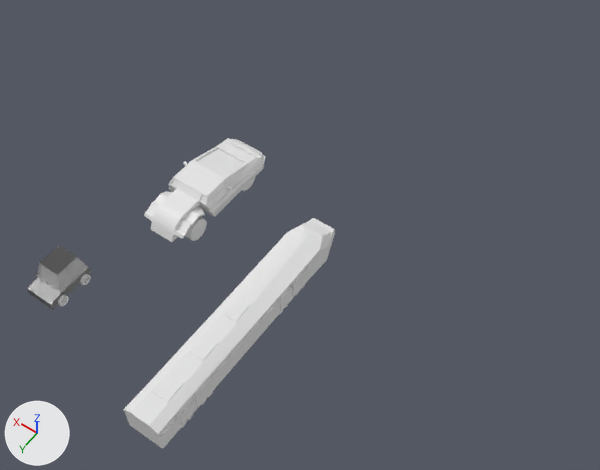
The Blender file VEHICLES01.blend: old version first, new version second.
The view is the same before and after, from a camera (50 mm lens) standing at (-28.8, 21.0, 35.2) and looking at (-12.5, -1.9, -0.8). The axes (+X, +Y, +Z) are drawn at lower left. The lights are the same throughout.

Names of what the first picture shows: 'car01', 'car02', 'train01'.
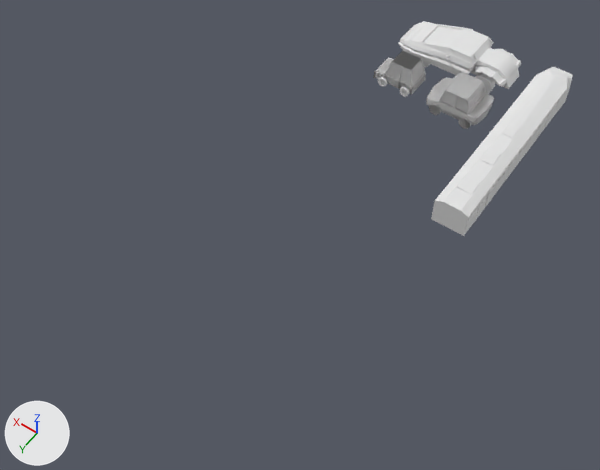
The change, as a list of edits to the scene's bpy script:
```text
Add me_cube_004:
    me_cube_004.from_pydata(...)  # 3611 vertices, 2934 faces, 46 loose edges; spans x -1.29..1.29, y -1.78..1.86, z -0.59..1.42
    me_cube_004.materials.append(mat_material_001)  # its picture is missing
Change ob_train01:
    ob_train01.location: (-13.98, 5.12, 0.0) -> (-19.05, -13.25, 0.0)
Change ob_car01:
    ob_car01.location: (-7.25, 0.0, 0.24) -> (-13.56, -18.2, 0.24)
    ob_car01.rotation_euler: (0.0, 0.0, 0.0) -> (0.0, 0.0, 1.571)  # degrees (0, 0, 0) -> degrees (0, 0, 90)
Change ob_car02:
    ob_car02.location: (-4.63, 8.5, 0.0) -> (-10.59, -14.9, 0.3)
    ob_car02.rotation_euler: (0.0, 0.0, 0.0) -> (0.0, 0.0, -1.571)  # degrees (0, 0, 0) -> degrees (0, 0, -90)
Add ob_car03:
    ob_car03 = bpy.data.objects.new('car03', me_cube_004)
    ob_car03.location = (-15.02, -14.91, 0.61)
    ob_car03.rotation_euler = (0.0, 0.0, -1.571)  # degrees (0, 0, -90)
```

Changed parts and their boxes [x1, y1, x2, y2] in the pictures (600 x 470 px):
'train01', moved: before [124, 218, 335, 449]; after [431, 67, 573, 236]
'car01', moved, turned: before [144, 138, 265, 242]; after [399, 21, 521, 94]
'car02', moved, turned: before [27, 245, 91, 310]; after [373, 50, 426, 97]
'car03', added: after [426, 72, 494, 129]
